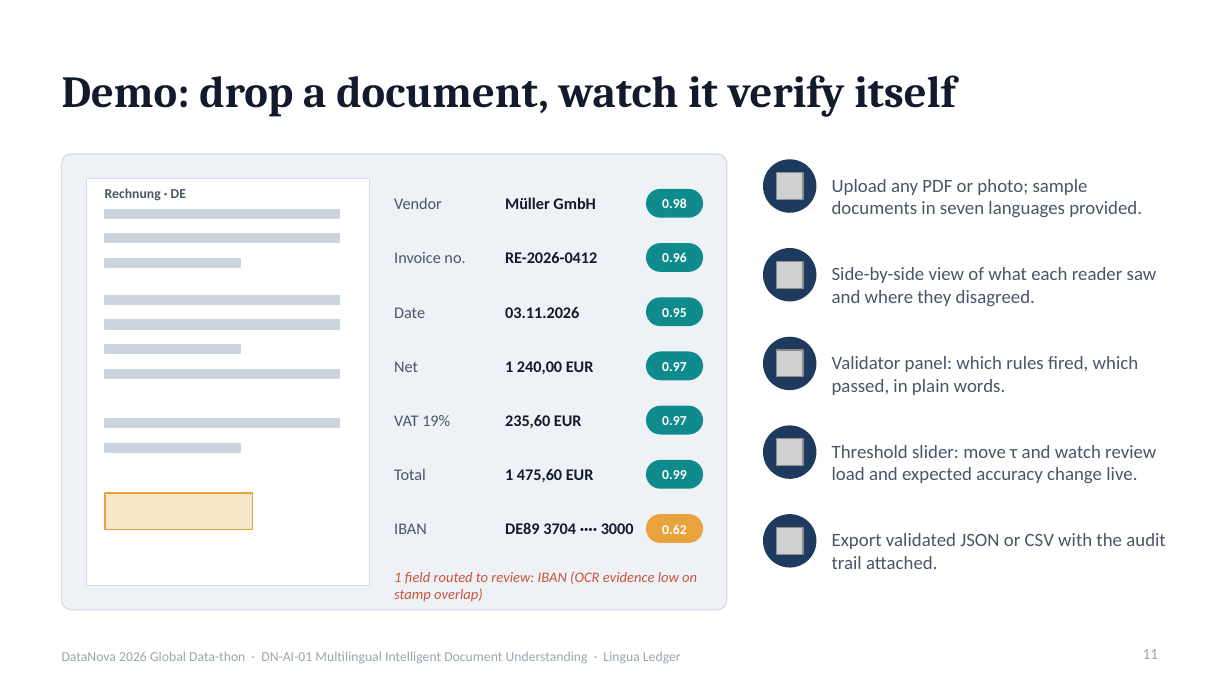
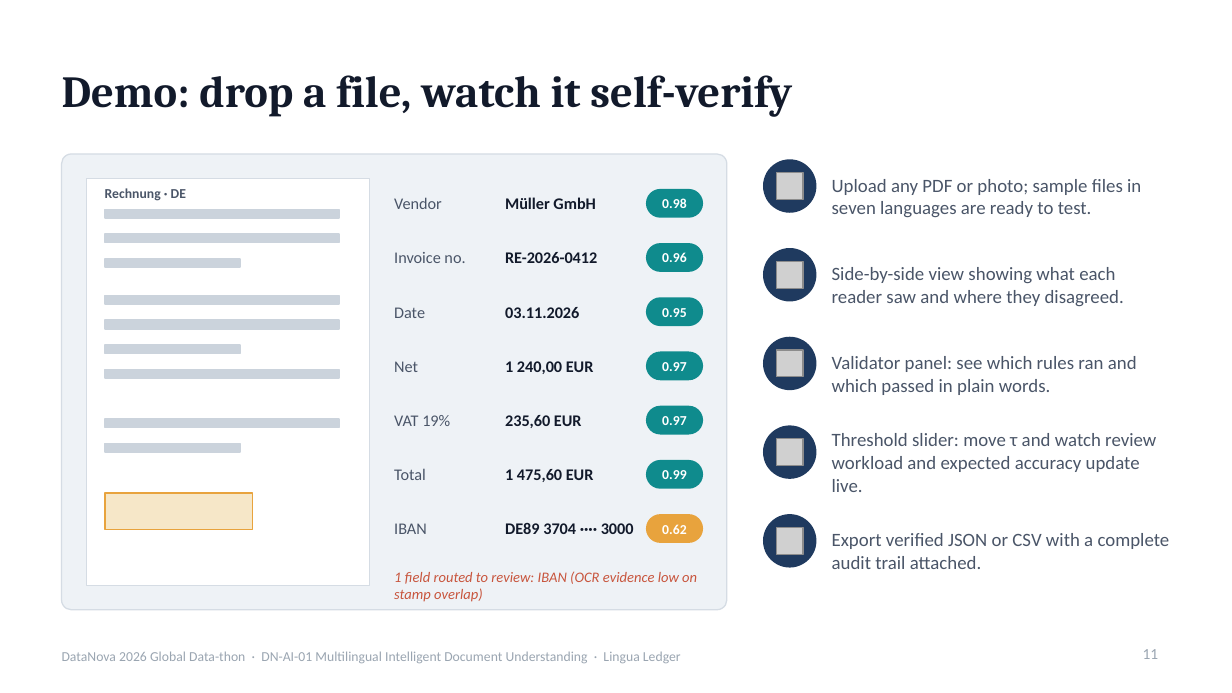
Before and after one commit to rishavnaskar/lingua-ledger, a slide deck: slide 11 of deck/LinguaLedger-DataNova2026-Round1.pptx. Drawn at 1232x693 pixels with LibreOffice and Linux fonts; fonts in the diff are those of the drawing; grey boxes stand for pictures. Boxes give left, top, right and bottom in pixels: in the first picture for what was removed or moved away, otherwise in the second. Text is boxed around its words. In the diff, an @@ line names an element or a change of style, - is before the commit and + after.

```diff
--- a/deck/LinguaLedger-DataNova2026-Round1.pptx
+++ b/deck/LinguaLedger-DataNova2026-Round1.pptx
@@ title at bbox=[62, 75, 792, 117]: text changed @@
-Demo: drop a document, watch it verify itself
+Demo: drop a file, watch it self-verify
@@ text at bbox=[832, 179, 1141, 217]: text changed @@
-Upload any PDF or photo; sample documents in seven languages provided.
+Upload any PDF or photo; sample files in seven languages are ready to test.
@@ text at bbox=[832, 267, 1124, 306]: text changed @@
-Side-by-side view of what each reader saw and where they disagreed.
+Side-by-side view showing what each reader saw and where they disagreed.
@@ text at bbox=[832, 356, 1137, 395]: text changed @@
-Validator panel: which rules fired, which passed, in plain words.
+Validator panel: see which rules ran and which passed in plain words.
@@ text at bbox=[832, 433, 1156, 492]: text changed @@
-Threshold slider: move τ and watch review load and expected accuracy change live.
+Threshold slider: move τ and watch review workload and expected accuracy update live.
@@ text at bbox=[832, 533, 1170, 569]: text changed @@
-Export validated JSON or CSV with the audit trail attached.
+Export verified JSON or CSV with a complete audit trail attached.
```
Also in this commit, not shown: 12 other slides changed, 2 other files.
